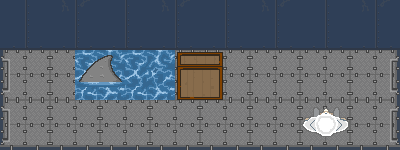
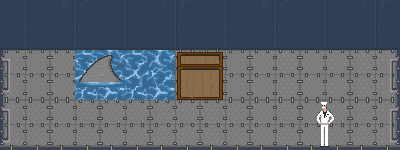
Comparing the layer stacks of the two 400 × 150 images. Changes:
painted on "sailor_standing_01" over [301, 98, 351, 148]
